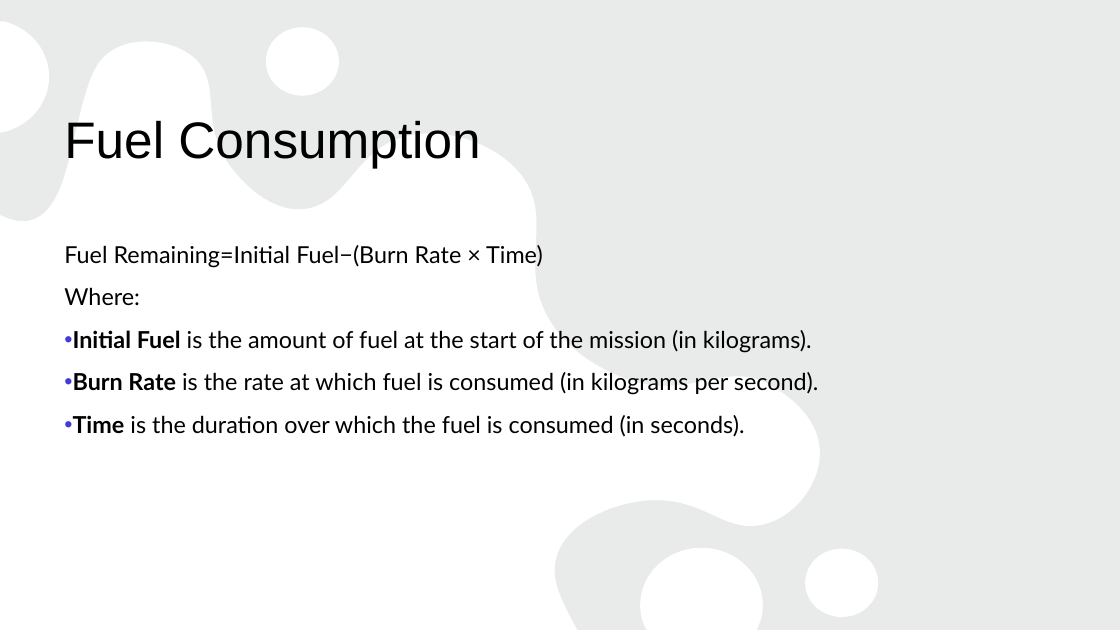
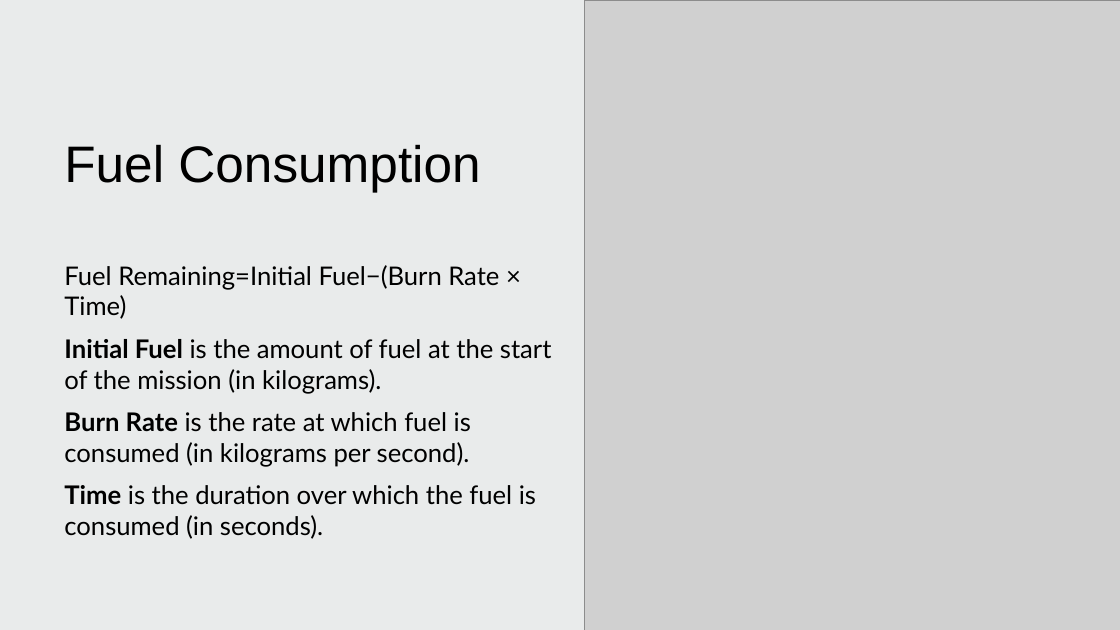
Before and after one commit to nokeeffe2013/Engage-Science-Compsci, a slide deck: slide 5 of Engage_Lesson5/lesson5_space.pptx. Drawn at 1120x630 pixels with LibreOffice and Linux fonts; fonts in the diff are those of the drawing; grey boxes stand for pictures. Boxes give left, top, right and bottom in pixels: in the first picture for what was removed or moved away, otherwise in the second. Text is boxed around its words. In the diff, an @@ line names an element or a change of style, - is before the commit and + after.

```diff
--- a/Engage_Lesson5/lesson5_space.pptx
+++ b/Engage_Lesson5/lesson5_space.pptx
@@ rectangle removed at bbox=[0, 0, 1120, 630] @@
@@ rectangle added at bbox=[0, 0, 1120, 630], fill #F0F3F2 @@
@@ rectangle added at bbox=[0, 0, 1120, 630], fill #AEAEAE at 10% opacity @@
@@ picture added at bbox=[585, 0, 1120, 630] @@
@@ title "Fuel Consumption": place and size @@
-title "Fuel Consumption" at bbox=[64, 120, 480, 168]
+title "Fuel Consumption" at bbox=[64, 144, 480, 192]
@@ text "Fuel Remaining=Initial Fuel−(Burn Rate × ...": place and size @@
-text "Fuel Remaining=Initial Fuel−(Burn Rate × ..." at bbox=[64, 245, 818, 437]
+text "Fuel Remaining=Initial Fuel−(Burn Rate × ..." at bbox=[64, 265, 552, 539]
@@ text "Fuel Remaining=Initial Fuel−(Burn Rate × ..." at bbox=[64, 265, 552, 539]: size 20 to 22 pt; line spacing 1.1 to 1; bullet • to none @@
@@ text at bbox=[64, 287, 140, 305]: paragraph removed @@
-Where:
```
Also in this commit, not shown: 5 other slides changed, 1 slide added, 11 other files.
